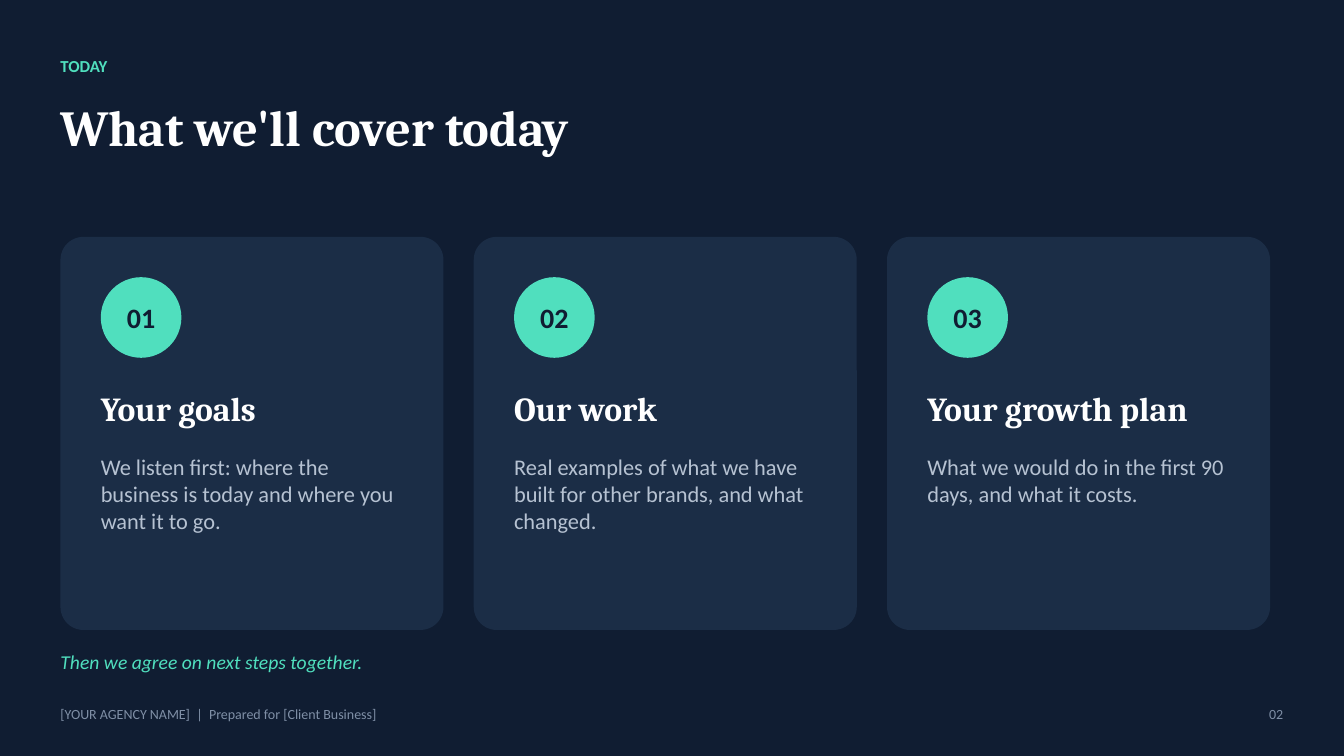
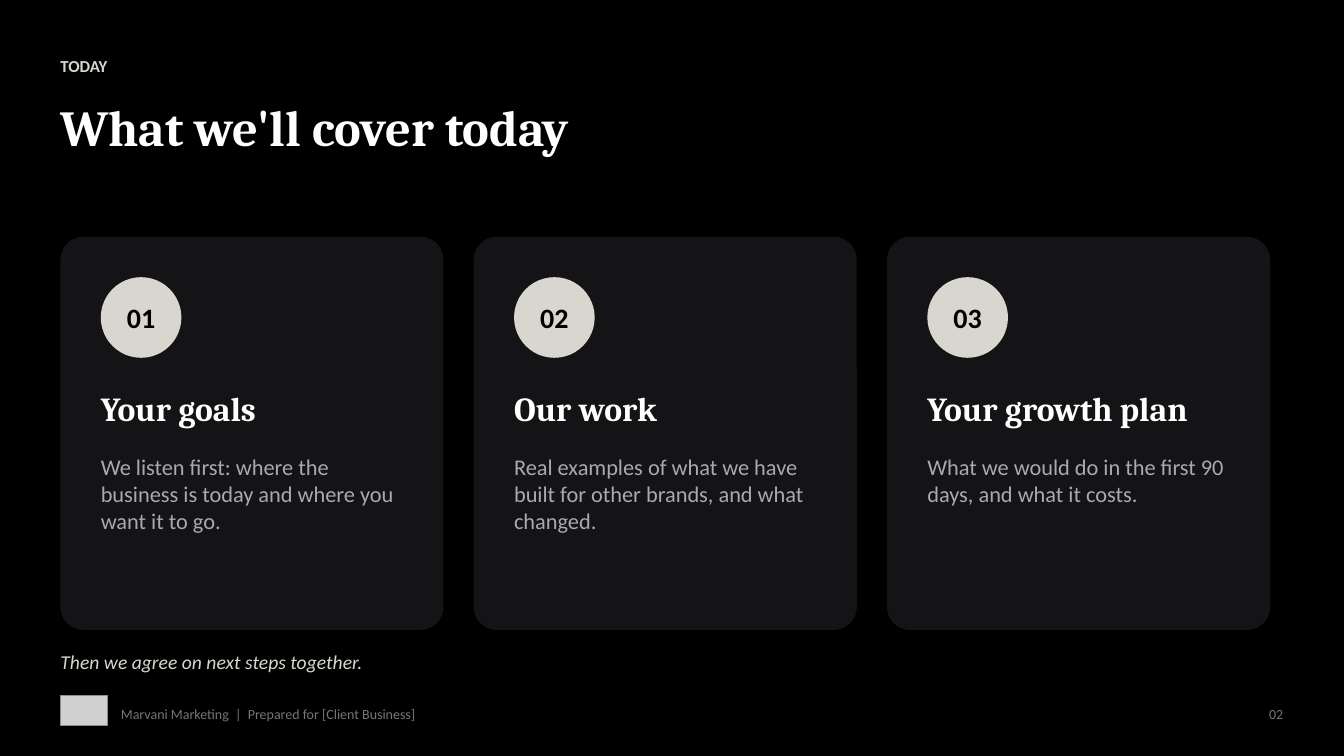
Before and after one commit to marvani043-max/Victor-, a slide deck: slide 2 of pitch-deck/Agency-Pitch-Deck.pptx. Drawn at 1344x756 pixels with LibreOffice and Linux fonts; fonts in the diff are those of the drawing; grey boxes stand for pictures. Boxes give left, top, right and bottom in pixels: in the first picture for what was removed or moved away, otherwise in the second. Text is boxed around its words. In the diff, an @@ line names an element or a change of style, - is before the commit and + after.

```diff
--- a/pitch-deck/Agency-Pitch-Deck.pptx
+++ b/pitch-deck/Agency-Pitch-Deck.pptx
@@ background #101D32 to #000000 @@
@@ text "TODAY" at box(60, 61, 107, 72): text colour #50DFBE to #D9D6CF @@
@@ fill #1B2D46 to #141416 in 3 elements at box(60, 237, 444, 630), box(474, 237, 857, 630), box(887, 237, 1270, 630) @@
@@ text colour #101D32 to #000000; fill #50DFBE to #D9D6CF in 3 elements at box(101, 277, 181, 358), box(514, 277, 595, 358), box(928, 277, 1008, 358) @@
@@ text colour #B6C2D2 to #A9A9AE in 3 elements at box(101, 459, 393, 533), box(514, 459, 804, 533), box(927, 459, 1224, 506) @@
@@ text "Then we agree on next ..." at box(60, 655, 362, 673): text colour #50DFBE to #D9D6CF @@
@@ picture added at box(60, 696, 108, 726) @@
@@ text at box(121, 709, 415, 722): text changed; text colour #7F8FA6 to #75757B @@
-[YOUR AGENCY NAME] | Prepared for [Client Business]
+Marvani Marketing | Prepared for [Client Business]
@@ text "02" at box(1269, 710, 1283, 719): text colour #7F8FA6 to #75757B @@
```
Also in this commit, not shown: 11 other slides changed, 2 other files.
